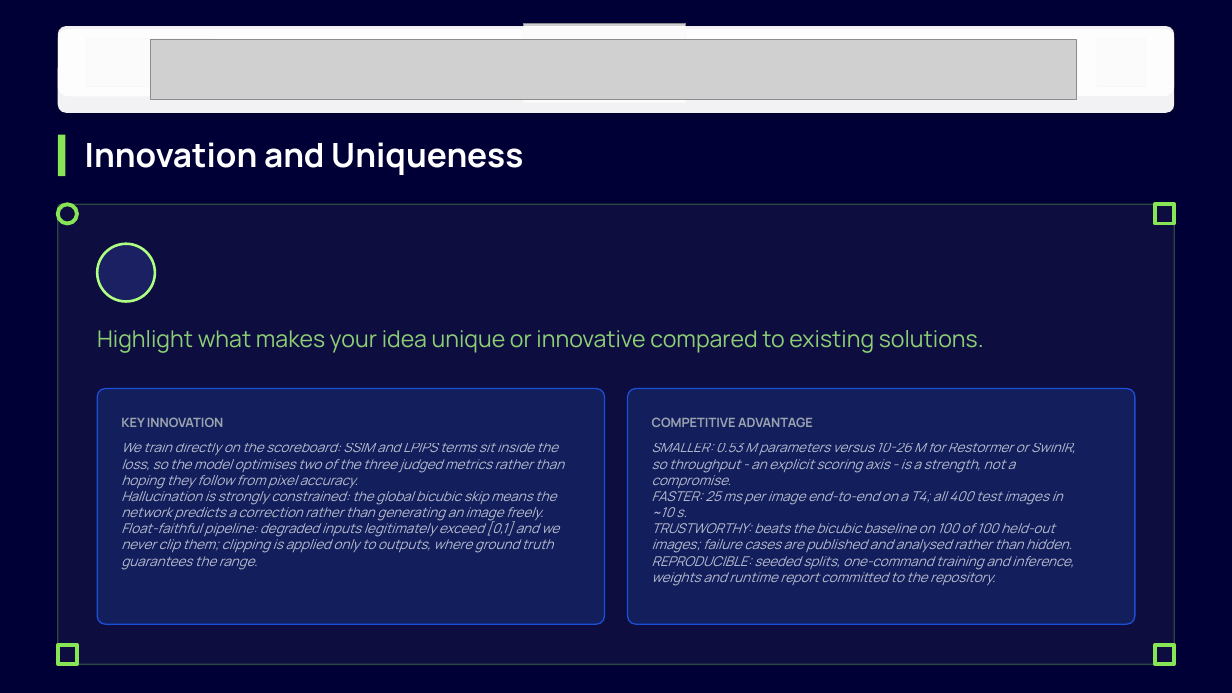
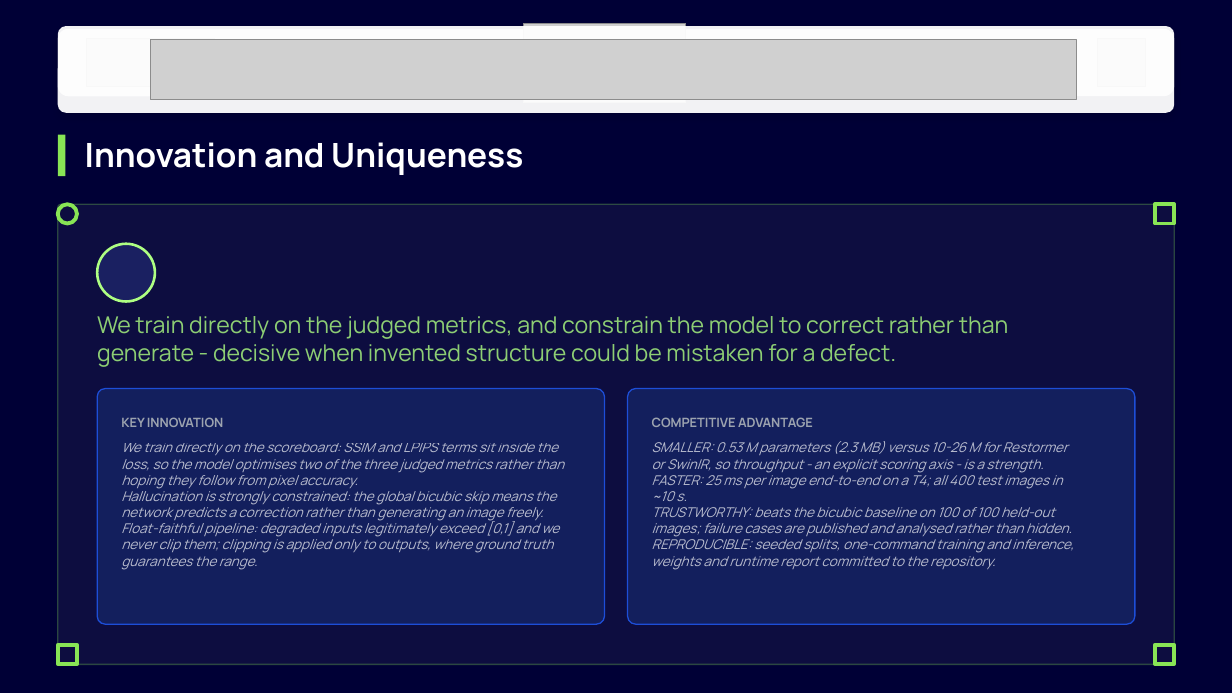
Before and after one commit to prakharbajaj1551/semicon-image-restoration, a slide deck: slide 5 of BYTE BRIGADE_PS01.pptx. Drawn at 1232x693 pixels with LibreOffice and Linux fonts; fonts in the diff are those of the drawing; grey boxes stand for pictures; background and template pictures are left out. Boxes give left, top, right and bottom in pixels: in the first picture for what was removed or moved away, otherwise in the second. Text is boxed around its words. In the diff, an @@ line names an element or a change of style, - is before the commit and + after.

Commit message:
Replace the template's instruction text with actual answers
Every slide shipped with a prompt telling the author what to write -
'Provide a brief summary of your idea', 'Describe your idea in detail' and
so on. Those lines were still in place and are the most prominent text on
each slide, so judges would have read the instructions rather than the
submission. Each is now a one-line answer to the question it asked, and
two slide titles lost their instructional suffix.

Also corrected two claims that survived from earlier drafts: the model is
0.53 M parameters with a 2.3 MB inference checkpoint, not 6.5 MB, and the
residual design strongly constrains hallucination rather than making it
impossible.

```diff
--- a/BYTE BRIGADE_PS01.pptx
+++ b/BYTE BRIGADE_PS01.pptx
@@ text at bbox=[97, 316, 1009, 367]: text changed @@
-Highlight what makes your idea unique or innovative compared to existing solutions.
+We train directly on the judged metrics, and constrain the model to correct rather than generate - decisive when invented structure could be mistaken for a defect.
@@ text at bbox=[652, 441, 1068, 473]: text changed @@
-SMALLER: 0.53 M parameters versus 10-26 M for Restormer or SwinIR, so throughput - an explicit scoring axis - is a strength, not a compromise.
+SMALLER: 0.53 M parameters (2.3 MB) versus 10-26 M for Restormer or SwinIR, so throughput - an explicit scoring axis - is a strength.
```
Also in this commit, not shown: 6 other slides changed, 1 other file.
